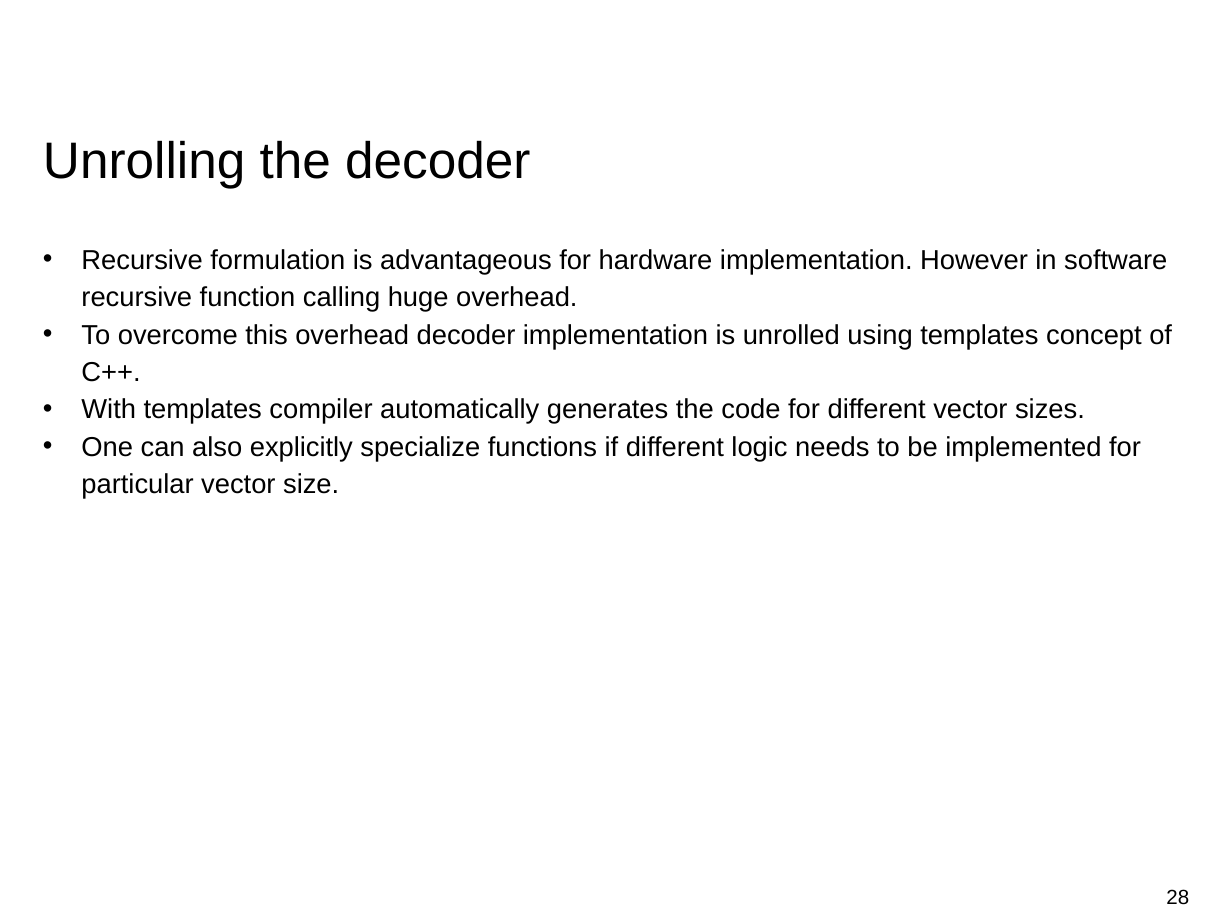
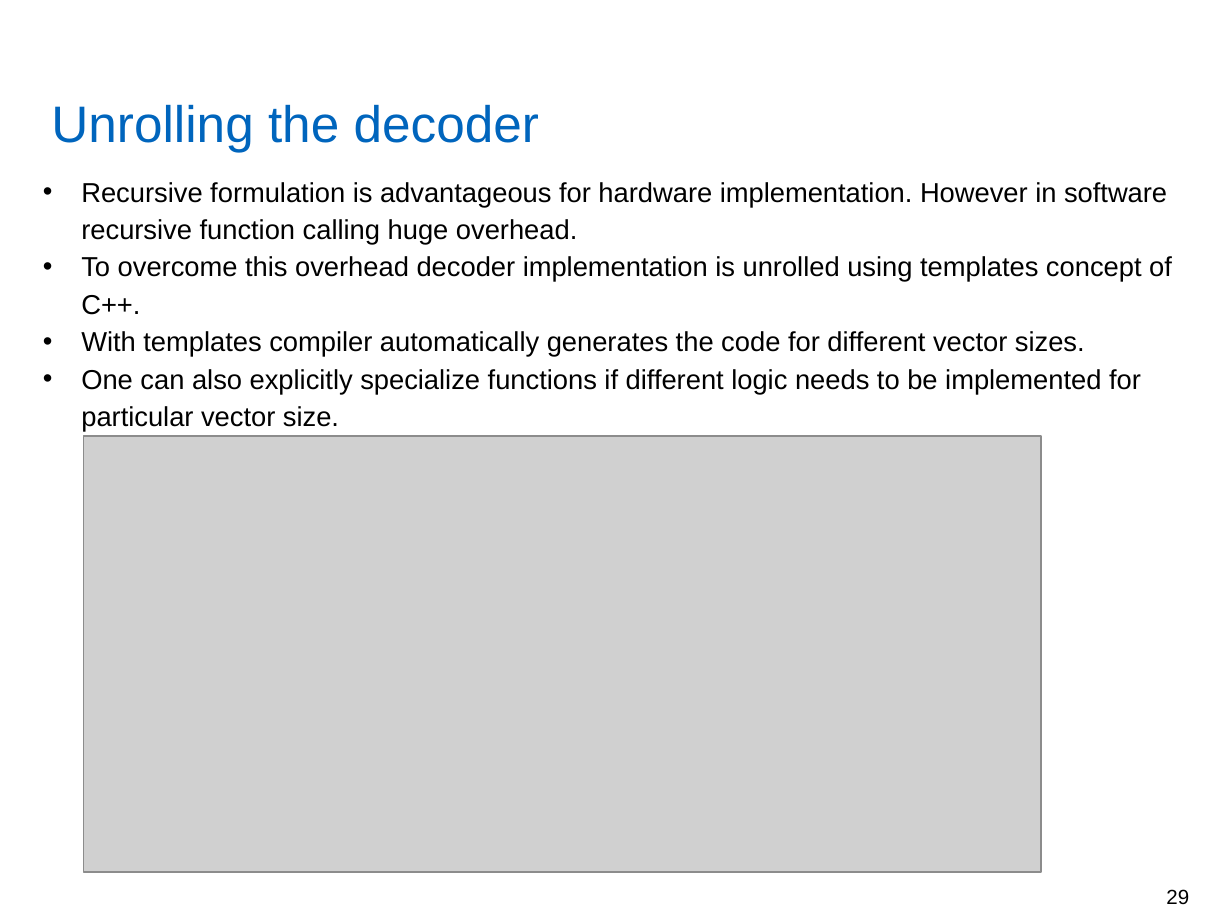
Before and after one commit to yadhu1961/thesis_5GPolorCodes, a slide deck: slide 29 of final_presentation/finalPpt.pptx (slide 28 before the commit). Drawn at 1232x924 pixels with LibreOffice and Linux fonts; fonts in the diff are those of the drawing; grey boxes stand for pictures; background and template pictures are left out. Boxes give left, top, right and bottom in pixels: in the first picture for what was removed or moved away, otherwise in the second. Text is boxed around its words. In the diff, an @@ line names an element or a change of style, - is before the commit and + after.

```diff
--- a/final_presentation/finalPpt.pptx
+++ b/final_presentation/finalPpt.pptx
@@ title "Unrolling the decoder" moved from (x1=43, y1=140, x2=530, y2=188) to (x1=51, y1=104, x2=539, y2=152) @@
@@ title "Unrolling the decoder" at (x1=51, y1=104, x2=539, y2=152): text colour #000000 to #0065BD @@
@@ text "Recursive formulation is advantageous for ..." moved from (x1=81, y1=249, x2=1172, y2=499) to (x1=81, y1=182, x2=1172, y2=432) @@
@@ picture added at (x1=84, y1=436, x2=1041, y2=872) @@
@@ page number at (x1=1166, y1=889, x2=1189, y2=904): text changed @@
-28
+29
```
Also in this commit, not shown: 25 other slides changed, 5 slides added, 4 slides removed, 18 other files.
